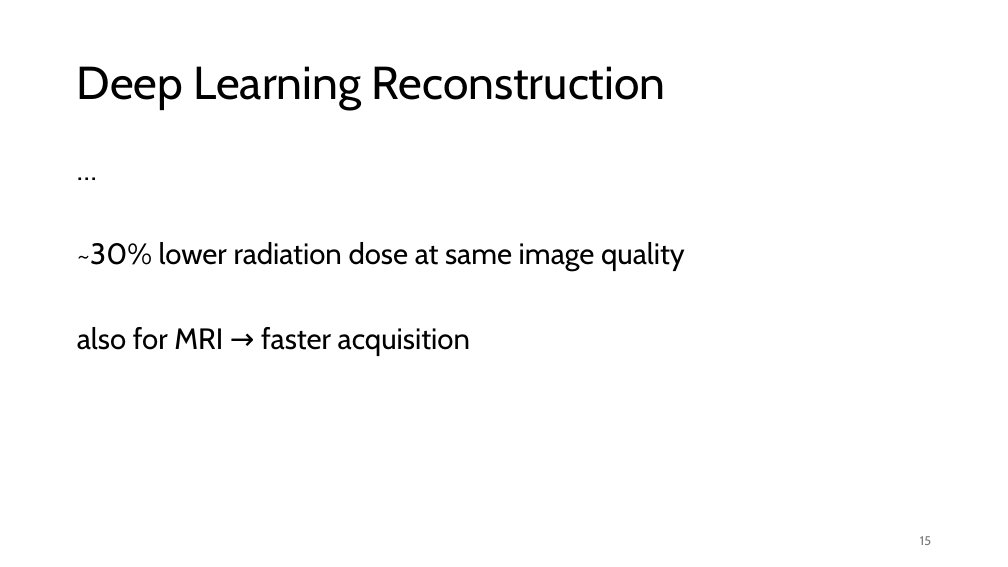
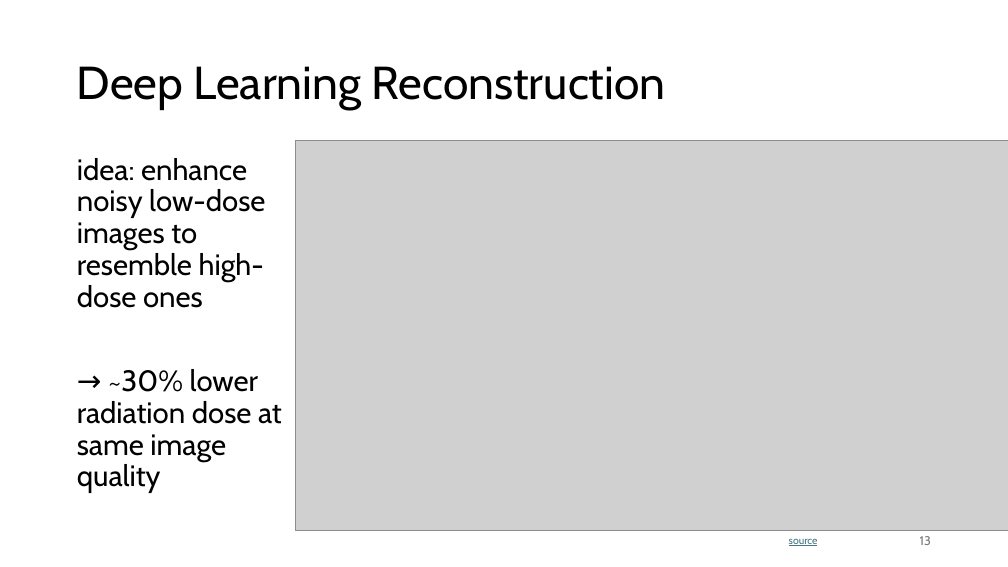
Before and after one commit to FelixWick/DL_images, a slide deck: slide 13 of slides/CT.pptx (slide 15 before the commit). Drawn at 1008x567 pixels with LibreOffice and Linux fonts; fonts in the diff are those of the drawing; grey boxes stand for pictures. Boxes give left, top, right and bottom in pixels: in the first picture for what was removed or moved away, otherwise in the second. Text is boxed around its words. In the diff, an @@ line names an element or a change of style, - is before the commit and + after.

Commit message:
CT slides

```diff
--- a/slides/CT.pptx
+++ b/slides/CT.pptx
@@ picture added at bbox=[295, 141, 1008, 531] @@
@@ text at bbox=[77, 158, 282, 493]: text changed @@
-…
-~30% lower radiation dose at same image quality
-also for MRI → faster acquisition
+idea: enhance noisy low-dose images to resemble high-dose ones
+→ ~30% lower radiation dose at same image quality
@@ text added at bbox=[789, 539, 818, 546], 10 pt, text #467886, underline @@
+source
@@ page number at bbox=[920, 536, 931, 545]: text changed @@
-15
+13
```
Also in this commit, not shown: 3 other slides changed, 1 slide removed, 1 other file.
